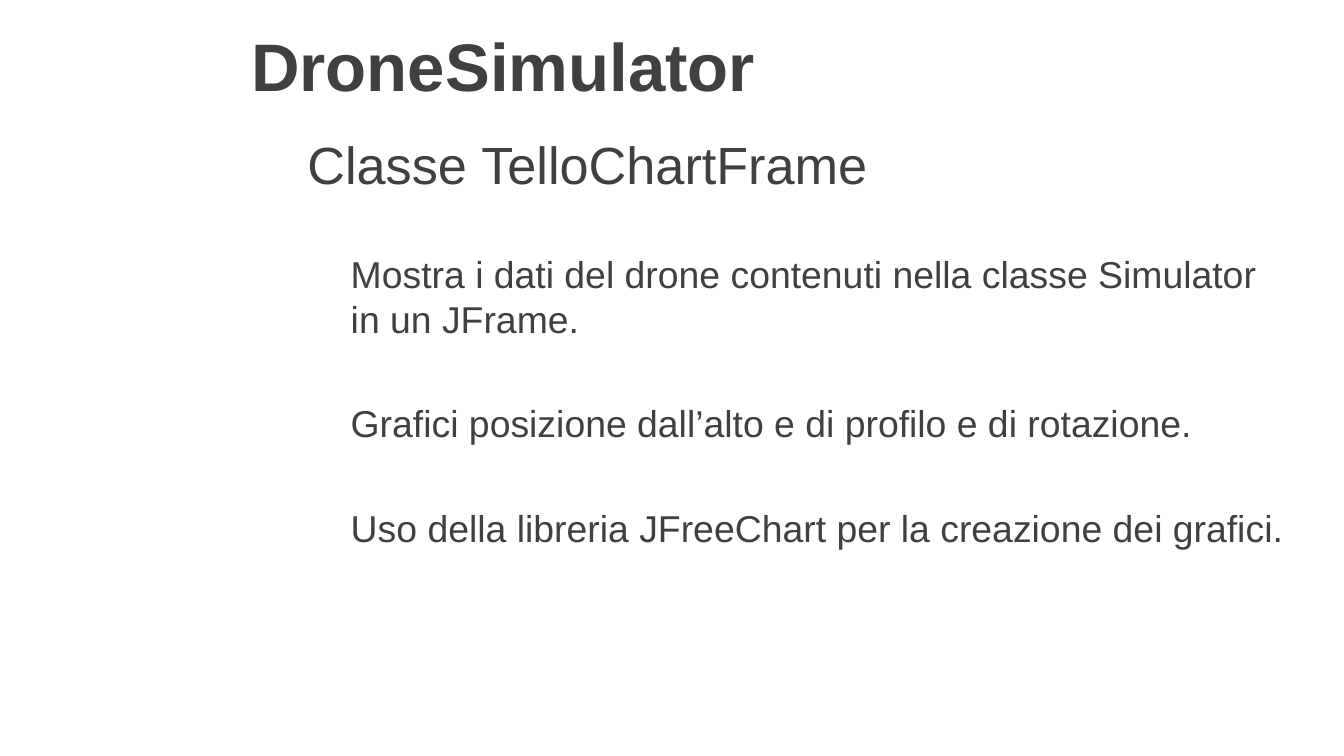
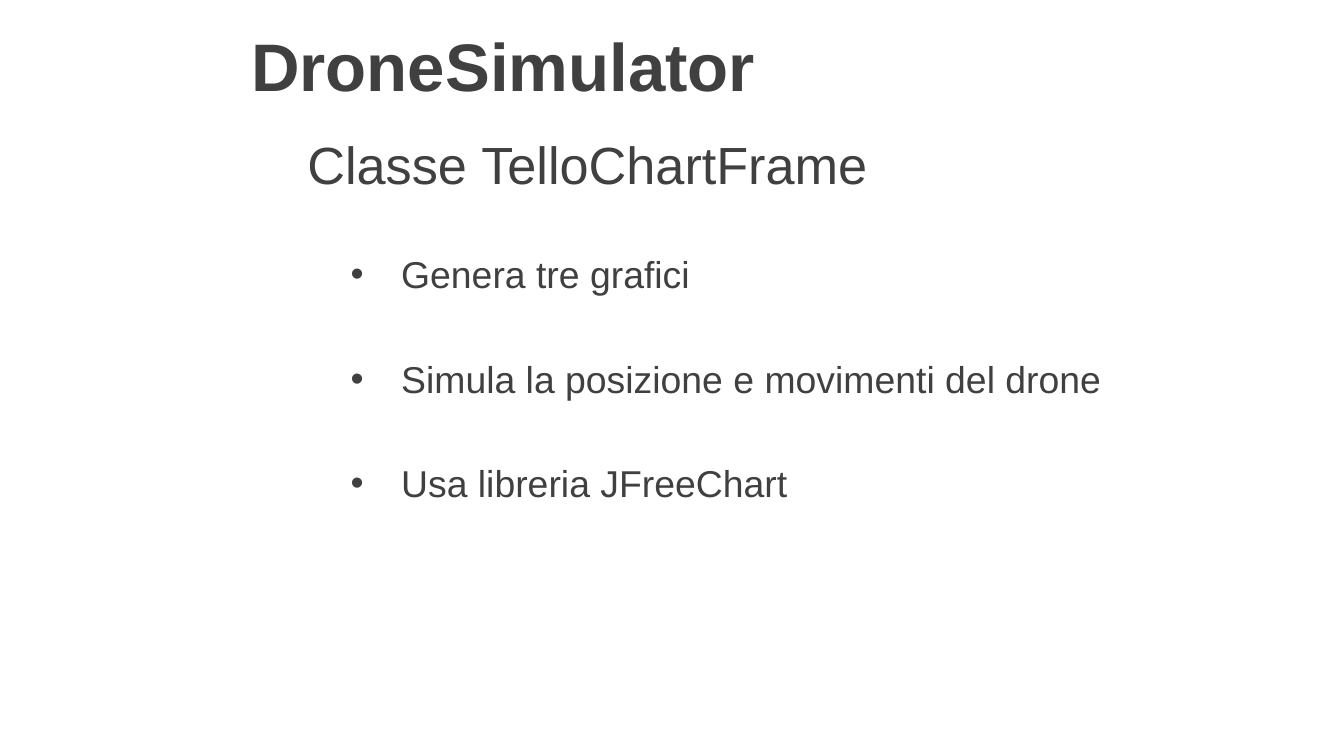
Before and after one commit to LuMug/DroneControlSystem, a slide deck: slide 28 of docs/Presentazione.pptx (slide 34 before the commit). Drawn at 1344x756 pixels with LibreOffice and Linux fonts; fonts in the diff are those of the drawing; background and template pictures are left out. Boxes give left, top, right and bottom in pixels: in the first picture for what was removed or moved away, otherwise in the second. Text is boxed around its words. In the diff, an @@ line names an element or a change of style, - is before the commit and + after.

```diff
--- a/docs/Presentazione.pptx
+++ b/docs/Presentazione.pptx
@@ text at (x1=401, y1=261, x2=1101, y2=498): text changed @@
-Mostra i dati del drone contenuti nella classe Simulator in un JFrame.
-Grafici posizione dall’alto e di profilo e di rotazione.
-Uso della libreria JFreeChart per la creazione dei grafici.
+• Genera tre grafici
+• Simula la posizione e movimenti del drone
+• Usa libreria JFreeChart
```
Also in this commit, not shown: 6 other slides changed, 2 slides added, 8 slides removed.
